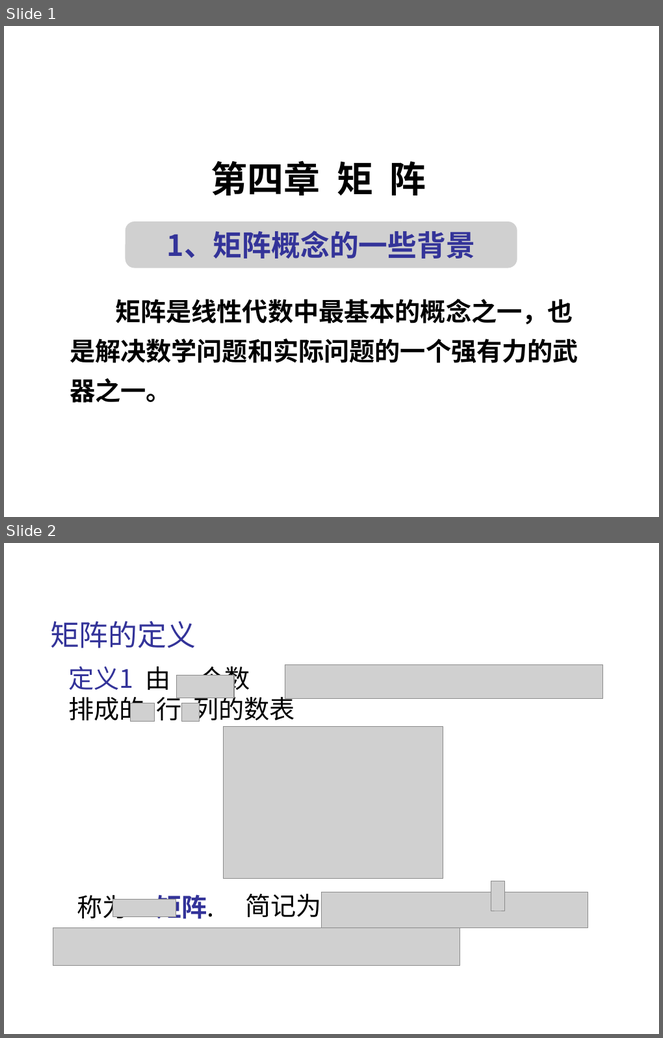
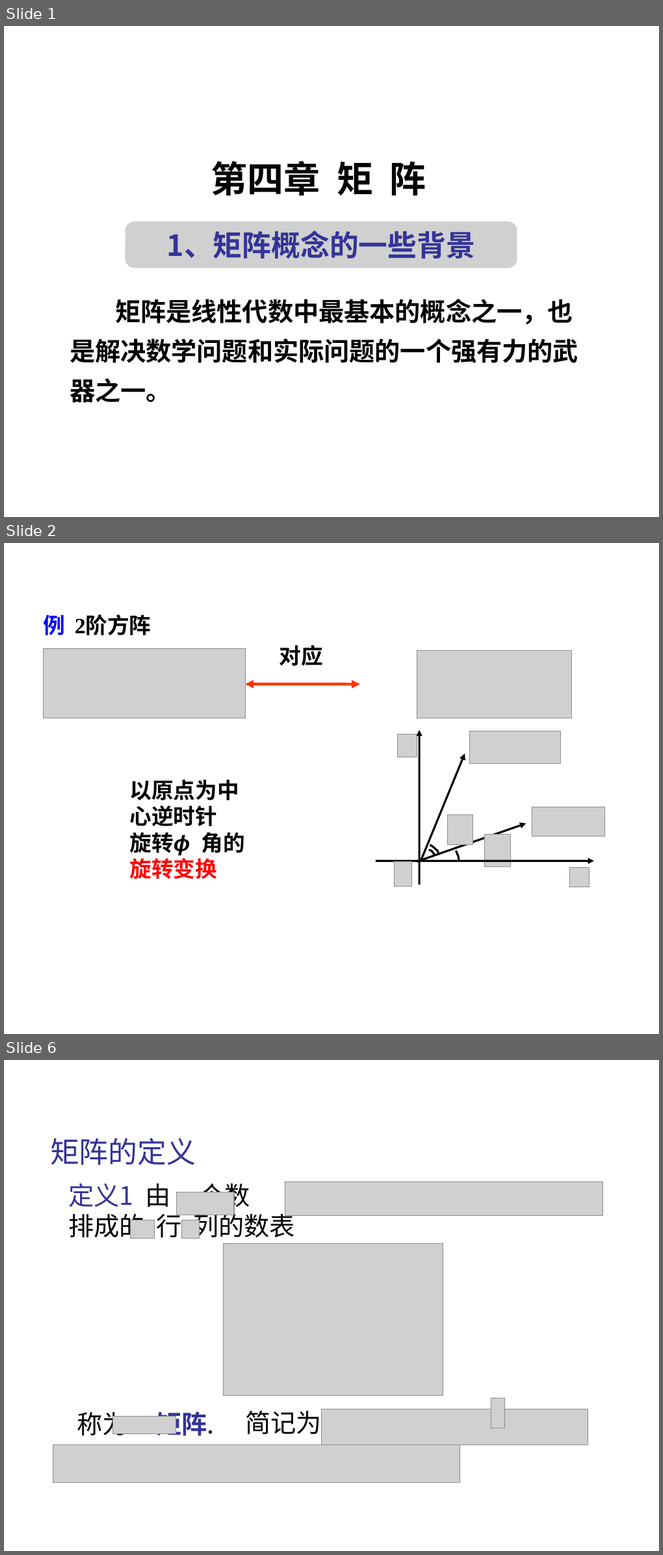
Before and after one commit to zhangbiaomath/zhangbiaomath.github.io, a slide deck: teaching/gaodai/ch4/高等代数第4章-矩阵.ppt. Shown one above the other, each under a label of ours: slides 1 and 2 before the commit, slides 1, 2 and 6 after it; the slides between them are not shown. The pictures are 663x1038 and 663x1555 pixels, drawn with LibreOffice and Linux fonts; fonts in the diff are those of the drawing; grey boxes stand for pictures. Boxes give left, top, right and bottom in pixels: in the first picture for what was removed or moved away, otherwise in the second. Text is boxed around its words. In the diff, an @@ line names an element or a change of style, - is before the commit and + after.

```diff
--- a/teaching/gaodai/ch4/高等代数第4章-矩阵.ppt
+++ b/teaching/gaodai/ch4/高等代数第4章-矩阵.ppt
@@ slide 2 added at (4, 543, 659, 1034), background #FFFFFF @@
@@ text added at (43, 615, 152, 635), 24 pt, text #000000, bold @@
+例 2阶方阵
@@ picture added at (43, 648, 245, 718) @@
@@ text added at (280, 645, 323, 666), 24 pt, text #000000, bold @@
+对应
@@ picture added at (417, 650, 572, 718) @@
@@ double arrow added from (245, 685) to (360, 685), #FF3300 3 pt @@
@@ picture added at (470, 731, 561, 764) @@
@@ arrow added from (421, 861) to (465, 754), #000000 2.24 pt @@
@@ text added at (130, 780, 245, 879), 24 pt, text #000000, bold @@
+以原点为中心逆时针
+旋转ϕ 角的旋转变换
@@ picture added at (447, 815, 473, 845) @@
@@ picture added at (532, 808, 605, 837) @@
@@ arrow added from (417, 862) to (526, 823), #000000 2.24 pt @@
@@ picture added at (485, 835, 510, 867) @@
@@ freeform shape added at (429, 850, 435, 856), outline #000000 2.24 pt @@
@@ freeform shape added at (430, 845, 440, 855), outline #000000 2.24 pt @@
@@ freeform shape added at (456, 851, 459, 861), outline #000000 2.24 pt @@
@@ group added at (376, 730, 594, 887): 3 pictures, 2 arrows @@
@@ what was slide 2 is now slide 6 @@
```
Also in this commit, not shown: 3 slides changed, 5 other slides added, 2 slides removed, 1 other file.
